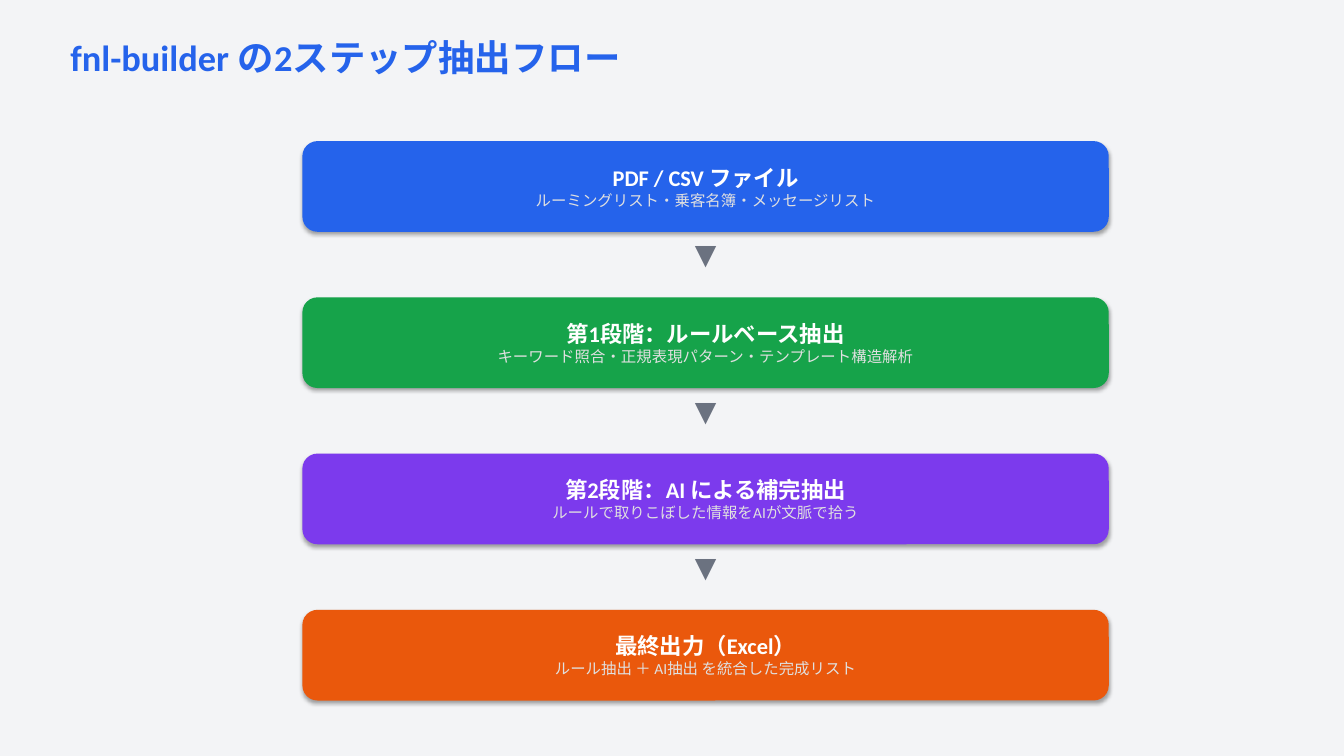
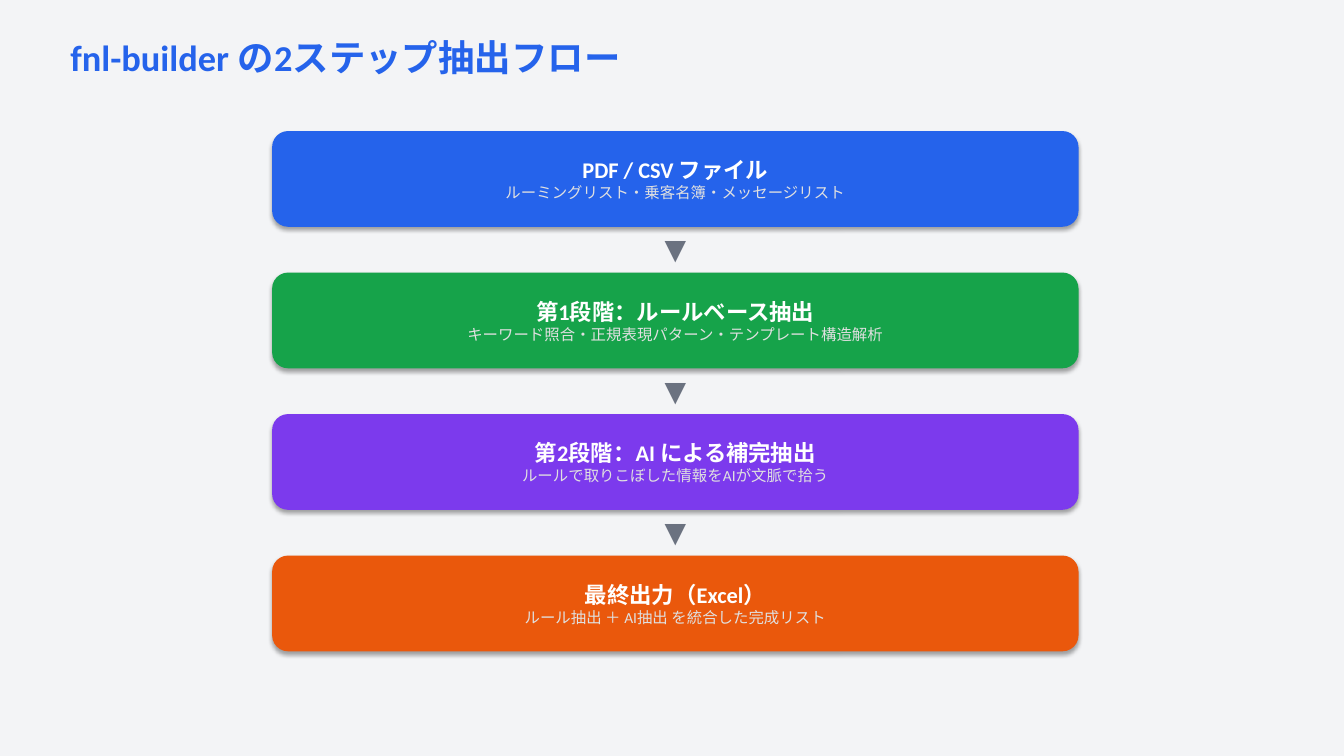
Before and after one commit to shu-creator/codex-cloud-environment, a slide deck: slide 6 of docs/why-rules-before-ai.pptx. Drawn at 1344x756 pixels with LibreOffice and Linux fonts; fonts in the diff are those of the drawing. Boxes give left, top, right and bottom in pixels: in the first picture for what was removed or moved away, otherwise in the second. Text is boxed around its words. In the diff, an @@ line names an element or a change of style, - is before the commit and + after.

```diff
--- a/docs/why-rules-before-ai.pptx
+++ b/docs/why-rules-before-ai.pptx
@@ rounded rectangle "PDF / CSV ファイル": place and size @@
-rounded rectangle "PDF / CSV ファイル" at (302,141,1109,232)
+rounded rectangle "PDF / CSV ファイル" at (272,131,1079,227)
@@ text "▼" rewrapped from (676,232,736,282) to (645,227,706,272) @@
@@ rounded rectangle "第1段階：ルールベース抽出": place and size @@
-rounded rectangle "第1段階：ルールベース抽出" at (302,297,1109,388)
+rounded rectangle "第1段階：ルールベース抽出" at (272,272,1079,368)
@@ text "▼" rewrapped from (676,388,736,439) to (645,368,706,413) @@
@@ rounded rectangle "第2段階：AI による補完抽出": place and size @@
-rounded rectangle "第2段階：AI による補完抽出" at (302,454,1109,544)
+rounded rectangle "第2段階：AI による補完抽出" at (272,414,1079,510)
@@ text "▼" rewrapped from (676,544,736,595) to (645,510,706,556) @@
@@ rounded rectangle "最終出力（Excel）": place and size @@
-rounded rectangle "最終出力（Excel）" at (302,610,1109,701)
+rounded rectangle "最終出力（Excel）" at (272,556,1079,651)
```
Also in this commit, not shown: 2 other files.
